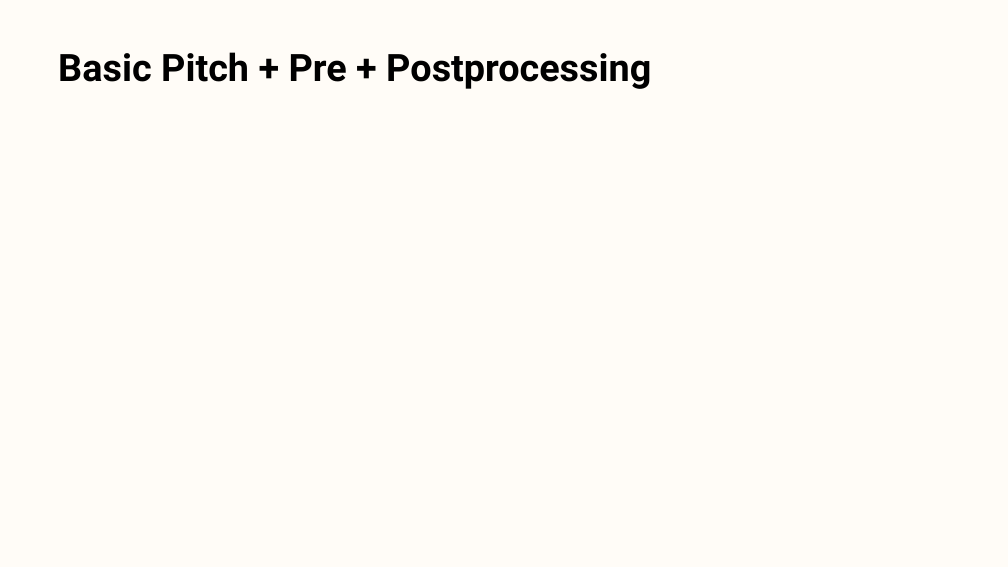
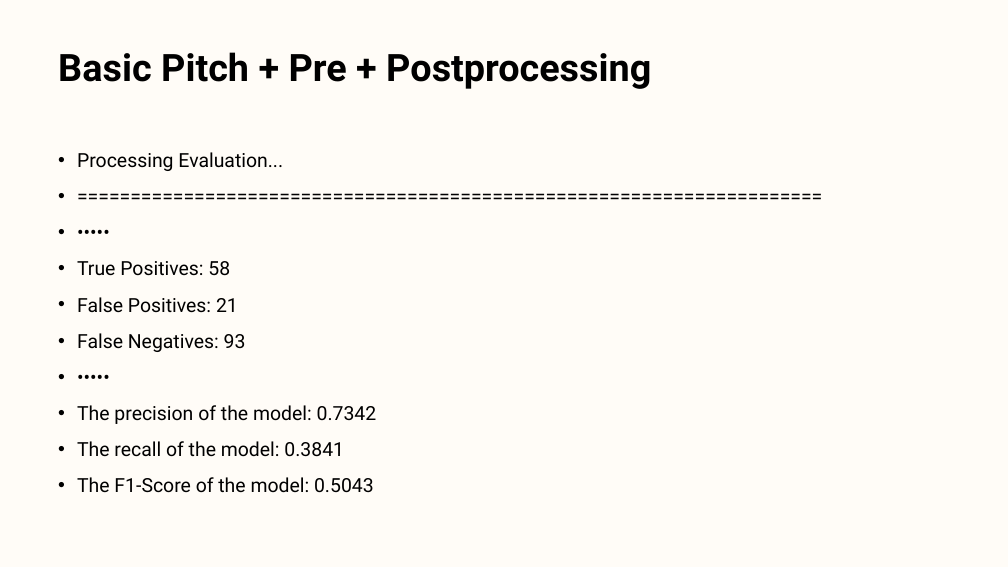
Before and after one commit to 1102Aryan/intelligent-guitar-practice, a slide deck: slide 8 of docs/Meetings/Guitar tool presentation 1.pptx (slide 6 before the commit). Drawn at 1008x567 pixels with LibreOffice and Linux fonts; fonts in the diff are those of the drawing. Boxes give left, top, right and bottom in pixels: in the first picture for what was removed or moved away, otherwise in the second. Text is boxed around its words. In the diff, an @@ line names an element or a change of style, - is before the commit and + after.

Commit message:
Built FretboardCNN and fretboard evaluation

```diff
--- a/docs/Meetings/Guitar tool presentation 1.pptx
+++ b/docs/Meetings/Guitar tool presentation 1.pptx
@@ text added at box(77, 152, 377, 493), 18.5 pt, text #000000 @@
+• Processing Evaluation...
+• ======================================================================
+• •••••
+• True Positives: 58
+• False Positives: 21
+• False Negatives: 93
+• •••••
+• The precision of the model: 0.7342
+• The recall of the model: 0.3841
+• The F1-Score of the model: 0.5043
```
Also in this commit, not shown: 6 other slides changed, 2 slides added, 1 slide removed, 30 other files.
